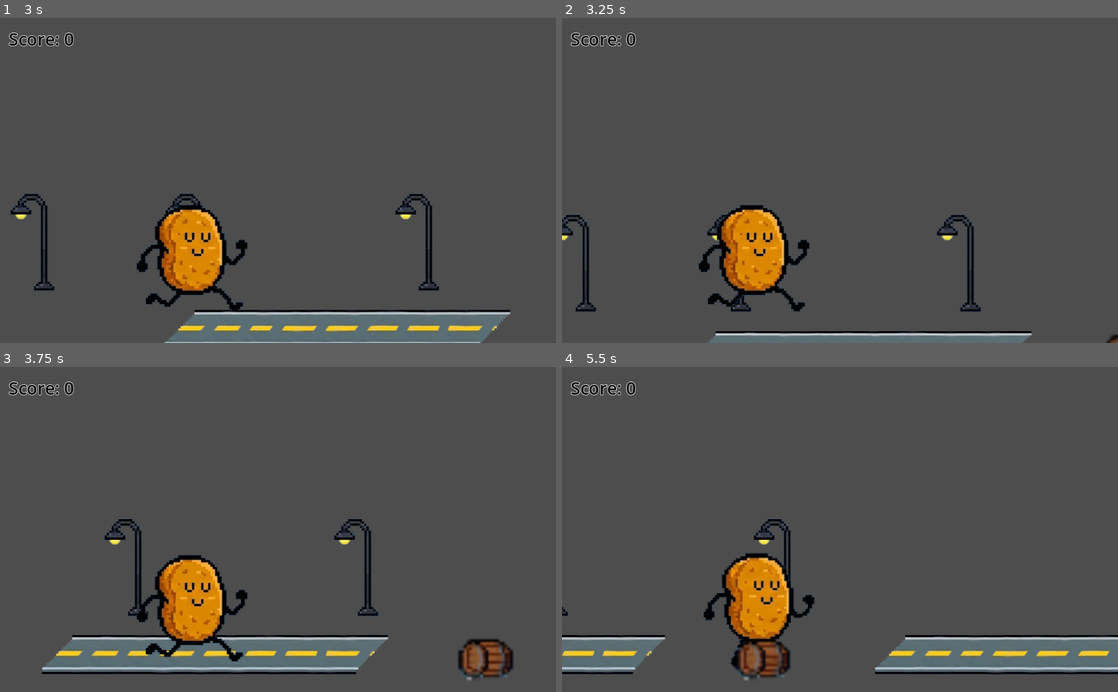
Above: before the commit, frames 1-4 (two rows, left to right).
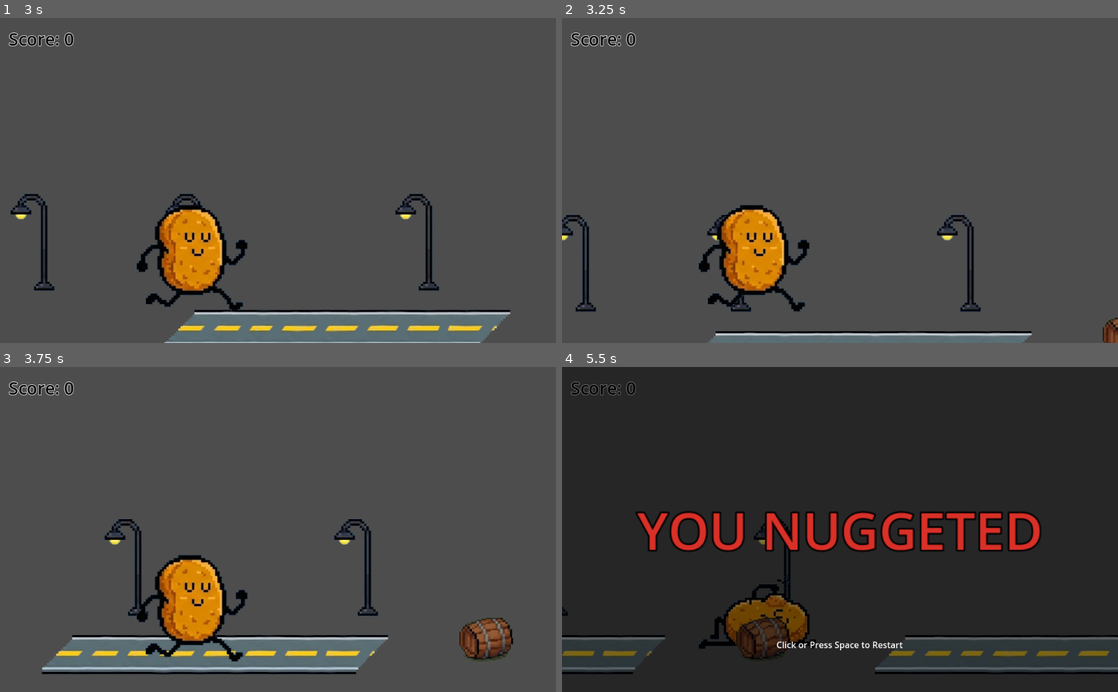
Above: after the commit, the same moments.

Repository: micahlhoover/vibe_code_nugget
Game: Godot game, scene res://main.tscn
Same seed, same stepped clock (60 frames per second), same inputs: the game is played once before the commit and once after it.
Inputs (mouse positions are in pixels of both pictures, inside the frame that each line leads up to):
- Up to frame 1 (3 s): tap Enter (ui_accept) at 0.5, 1.35, 1.52, 1.82, 2.85 s; move the mouse to (400, 164) at 0.52 s; hold Enter (ui_accept) 0.53-1.28 s; click (400, 164) at 0.67 s; move the mouse to (166, 196) at 1.27 s; click (166, 196) at 1.42 s; move the mouse to (333, 109) at 2.02 s; hold Enter (ui_accept) 2.03-2.78 s; click (333, 109) at 2.17 s; move the mouse to (250, 245) at 2.77 s; click (250, 245) at 2.92 s
- Up to frame 2 (3.25 s): tap Enter (ui_accept) at 3.02 s
- Up to frame 3 (3.75 s): tap Enter (ui_accept) at 3.32 s; move the mouse to (444, 578) at 3.52 s; hold Enter (ui_accept) from 3.53 s (still down); click (444, 578) at 3.67 s
- Up to frame 4 (5.5 s): move the mouse to (673, 480) at 4.27 s; release Enter (ui_accept) at 4.28 s; tap Enter (ui_accept) at 4.35, 4.52, 4.82 s; click (673, 480) at 4.42 s; move the mouse to (867, 529) at 5.02 s; hold Enter (ui_accept) from 5.03 s (still down); click (867, 529) at 5.17 s

Frame 1 is identical in both runs. In frame 2, 0.2% of the frame differs, in the area x 97-100%, y 92-100%; in frame 3, 1.5%; in frame 4, 99%, in the area x 0-100%, y 0-100%.

Commit message:
Fixed barrels and scoring

Diff:
--- a/Main.gd
+++ b/Main.gd
@@ -16,19 +16,41 @@
 var score = 0
 var game_active = false
 
+# Audio resources
+const SFX_JUMP = preload("res://assets/coin-collect-retro-8-bit-sound-effect-145251.mp3")
+const MUSIC_MAIN = preload("res://assets/game-8-bit-399898.mp3")
+
+var sfx_player: AudioStreamPlayer
+var music_player: AudioStreamPlayer
+
 func _ready():
 	# This node needs to process input even when paused to handle restarts.
 	process_mode = Node.PROCESS_MODE_ALWAYS
 
 	player.hit.connect(_on_player_hit)
+	player.jumped.connect(_on_player_jumped)
 	obstacle_spawner.timeout.connect(_on_obstacle_timer_timeout)
 
 	# Create and populate the obstacle pool
 	for i in OBSTACLE_POOL_SIZE:
 		var obstacle = OBSTACLE_SCENE.instantiate()
 		obstacle.returned_to_pool.connect(_on_obstacle_returned_to_pool)
+		if obstacle.has_signal("passed"):
+			obstacle.passed.connect(_on_obstacle_passed)
+		if obstacle.has_signal("touched"):
+			obstacle.touched.connect(_on_obstacle_touched)
 		_obstacle_pool.append(obstacle)
 
+	# Create audio players
+	sfx_player = AudioStreamPlayer.new()
+	sfx_player.name = "SfxPlayer"
+	sfx_player.stream = SFX_JUMP
+	add_child(sfx_player)
+
+	music_player = AudioStreamPlayer.new()
+	music_player.name = "MusicPlayer"
+	music_player.stream = MUSIC_MAIN
+	add_child(music_player)
 	start_game()
 
 func _process(delta):
@@ -54,6 +76,11 @@
 	lamppost_manager.reset_lampposts()
 	game_over_ui.hide()
 	obstacle_spawner.start()
+
+	# Restart music when a new game starts
+	if music_player:
+		music_player.stop()
+		music_player.play()
 
 func restart_game():
 	# Clear any obstacles currently on screen
@@ -81,8 +108,9 @@
 		print_debug("Obstacle pool exhausted. Consider increasing pool size.")
 		return
 
-	# Position and add the obstacle to the scene
-	var spawn_pos = Vector2(1100, randf_range(480, 690))
+	# Position and add the obstacle to the scene at the player's Y for consistent height
+	#var spawn_pos = Vector2(1100, player.global_position.y)
+	var spawn_pos = Vector2(1100, 550)
 	obstacles_container.add_child(obstacle)
 	obstacle.start(spawn_pos)
 
@@ -90,3 +118,18 @@
 	# The obstacle has already removed itself from the scene tree.
 	# It is now available for reuse.
 	pass
+
+func _on_obstacle_passed(obstacle):
+	# Increment score when the player successfully passes an obstacle while in the air.
+	if not game_active:
+		return
+	score += 1
+	score_label.text = "Score: " + str(score)
+
+func _on_player_jumped():
+	if sfx_player:
+		sfx_player.play()
+
+func _on_obstacle_touched(obstacle):
+	if sfx_player:
+		sfx_player.play()
--- a/Obstacle.gd
+++ b/Obstacle.gd
@@ -1,12 +1,16 @@
 extends Area2D
 
 signal returned_to_pool(obstacle)
+signal passed(obstacle)
+signal touched(obstacle)
 
 const SPEED = 300.0
 
 func _on_body_entered(body):
 	# When the player's body enters this area, call its 'die' function.
 	if body is CharacterBody2D and body.has_method("die"):
+		# Notify main that this obstacle touched the player (for SFX)
+		emit_signal("touched", self)
 		body.die()
 
 # Called from Main.gd to position and activate the obstacle.
@@ -15,7 +19,7 @@
 	visible = true
 	$AnimatedSprite2D.visible = true
 	$AnimatedSprite2D.modulate = Color(1, 1, 1, 1) # Fully opaque white
-	$AnimatedSprite2D.scale = Vector2(5, 5) # Ensure it's not scaled to zero
+	$AnimatedSprite2D.scale = Vector2(1, 1) # Ensure it's not scaled to zero
 	$AnimatedSprite2D.play("default")
 #	$AnimatedSprite2D.play()
 	set_physics_process(true)
@@ -35,6 +39,19 @@
 		get_parent().remove_child(self)
 		emit_signal("returned_to_pool", self)
 
+	# Check if the obstacle has passed the player while the player is in the air.
+	# Avoid double-scoring by setting a flag on the obstacle instance.
+	if not has_meta("scored"):
+		var parent = get_parent()
+		if parent and parent.get_parent():
+			var main = parent.get_parent()
+			if main.has_node("Nugget"):
+				var player = main.get_node("Nugget")
+				# Player's x is fixed at ~200 in `Player.gd`; detect when obstacle crosses that x
+				if global_position.x < player.global_position.x and not player.is_on_floor():
+					set_meta("scored", true)
+					emit_signal("passed", self)
+
 func _init():
 	# Initially disable physics process for all pooled instances
 	set_physics_process(false)
--- a/Player.gd
+++ b/Player.gd
@@ -1,6 +1,7 @@
 extends CharacterBody2D
 
 signal hit
+signal jumped
 
 const JUMP_VELOCITY = -400.0
 const GRAVITY = 980.0
@@ -27,6 +28,7 @@
 	if is_on_floor() and (Input.is_action_just_pressed("ui_accept")):
 		velocity.y = JUMP_VELOCITY
 		animated_sprite.play("jump") # Use single-frame jump animation
+		emit_signal("jumped")
 
 	move_and_slide()
 	global_position.x = 200
--- a/obstacle.tscn
+++ b/obstacle.tscn
@@ -1,8 +1,8 @@
 [gd_scene load_steps=6 format=3 uid="uid://caxpqdqckvpyy"]
 
 [ext_resource type="Script" uid="uid://1jtus8ljgjqh" path="res://Obstacle.gd" id="1_4n2b1"]
-[ext_resource type="Texture2D" uid="uid://ca7qc3o1uqcwt" path="res://assets/side_barrel1.png" id="2_vcivv"]
-[ext_resource type="Texture2D" uid="uid://c3btg1fh05crx" path="res://assets/side_barrel2.png" id="3_tyhon"]
+[ext_resource type="Texture2D" uid="uid://bxieyal8j0ubo" path="res://assets/barrel3.png" id="2_vcivv"]
+[ext_resource type="Texture2D" uid="uid://kxlo621t7rh3" path="res://assets/barrel4.png" id="3_tyhon"]
 
 [sub_resource type="SpriteFrames" id="SpriteFrames_vdbv7"]
 animations = [{
Binary file added: assets/barrel3.png
Not shown, added: assets/barrel3.png.import
Binary file added: assets/barrel4.png
Not shown, added: assets/barrel4.png.import
Not shown, added: assets/coin-collect-retro-8-bit-sound-effect-145251.mp3.import
Not shown, added: assets/game-8-bit-399898.mp3.import
Not shown, added: assets/game-gaming-video-game-music-471936.mp3.import
Not shown, added: nugget_runner_notes.txt
Binary file added: resources/barrel3.png
Not shown, added: resources/barrel3.png.import
Binary file added: resources/barrel4.png
Not shown, added: resources/barrel4.png.import
(and 9 more such lines)
